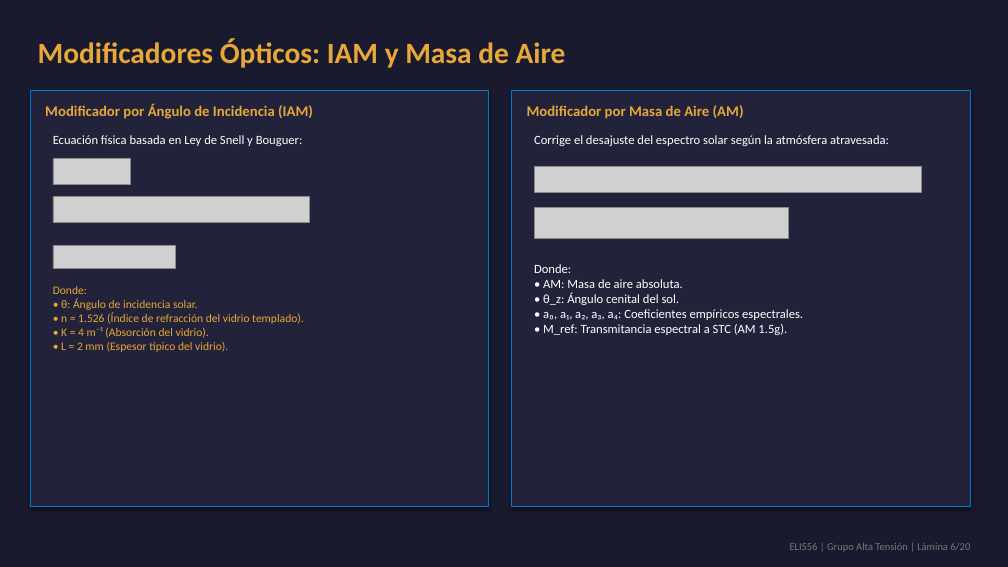
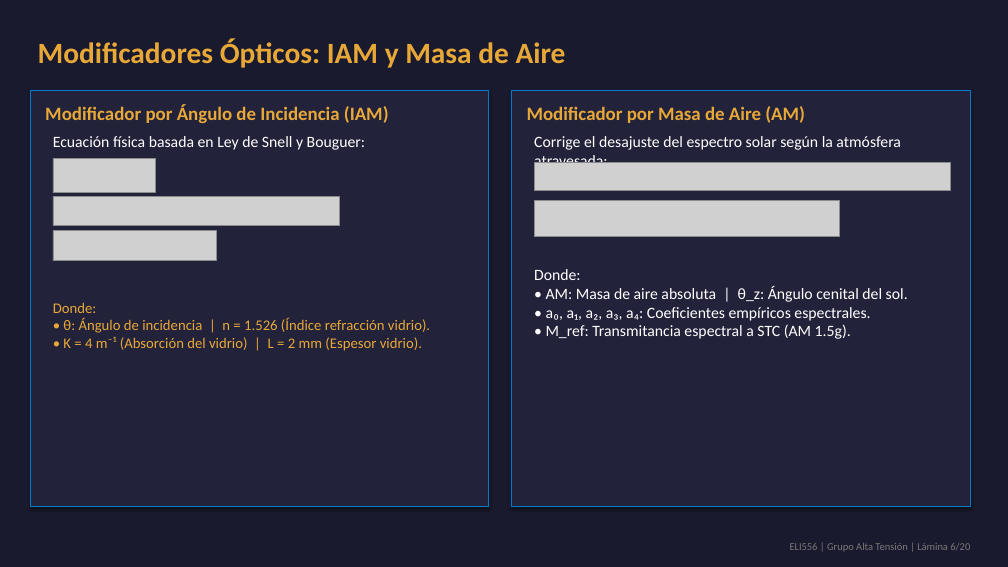
Before and after one commit to theChosen16/t2-paneles, a slide deck: slide 6 of output/Presentacion_Final_ELI556_Atacama.pptx. Drawn at 1008x567 pixels with LibreOffice and Linux fonts; fonts in the diff are those of the drawing; grey boxes stand for pictures. Boxes give left, top, right and bottom in pixels: in the first picture for what was removed or moved away, otherwise in the second. Text is boxed around its words. In the diff, an @@ line names an element or a change of style, - is before the commit and + after.

```diff
--- a/output/Presentacion_Final_ELI556_Atacama.pptx
+++ b/output/Presentacion_Final_ELI556_Atacama.pptx
@@ text "Modificador por Ángulo de Incidencia ..." at box(45, 105, 389, 123): size 14 to 18 pt @@
@@ text "Modificador por Masa de Aire ..." at box(527, 106, 805, 123): size 14 to 18 pt @@
@@ text "Ecuación física basada en Ley ..." at box(53, 136, 365, 150): size 12 to 15 pt @@
@@ text "Corrige el desajuste del espectro ..." at box(534, 136, 901, 150): size 12 to 15 pt @@
@@ picture: place and size @@
-picture at box(53, 159, 130, 185)
+picture at box(53, 159, 155, 193)
@@ picture: place and size @@
-picture at box(535, 166, 923, 192)
+picture at box(535, 163, 951, 190)
@@ picture: place and size @@
-picture at box(53, 197, 309, 222)
+picture at box(53, 197, 340, 225)
@@ picture: place and size @@
-picture at box(535, 208, 789, 238)
+picture at box(535, 200, 839, 237)
@@ picture: place and size @@
-picture at box(53, 246, 175, 268)
+picture at box(53, 231, 216, 261)
@@ text at box(534, 269, 908, 339): text changed; size 12 to 15 pt @@
-Donde:
-• AM: Masa de aire absoluta.
-• θ_z: Ángulo cenital del sol.
-• a₀, a₁, a₂, a₃, a₄: Coeficientes empíricos espectrales.
-• M_ref: Transmitancia espectral a STC (AM 1.5g).
+Donde:
+• AM: Masa de aire absoluta | θ_z: Ángulo cenital del sol.
+• a₀, a₁, a₂, a₃, a₄: Coeficientes empíricos espectrales.
+• M_ref: Transmitancia espectral a STC (AM 1.5g).
@@ text at box(53, 303, 430, 351): text changed; size 11 to 14 pt @@
-Donde:
-• θ: Ángulo de incidencia solar.
-• n = 1.526 (Índice de refracción del vidrio templado).
-• K = 4 m⁻¹ (Absorción del vidrio).
-• L = 2 mm (Espesor típico del vidrio).
+Donde:
+• θ: Ángulo de incidencia | n = 1.526 (Índice refracción vidrio).
+• K = 4 m⁻¹ (Absorción del vidrio) | L = 2 mm (Espesor vidrio).
```
Also in this commit, not shown: 16 other slides changed, 18 other files.
